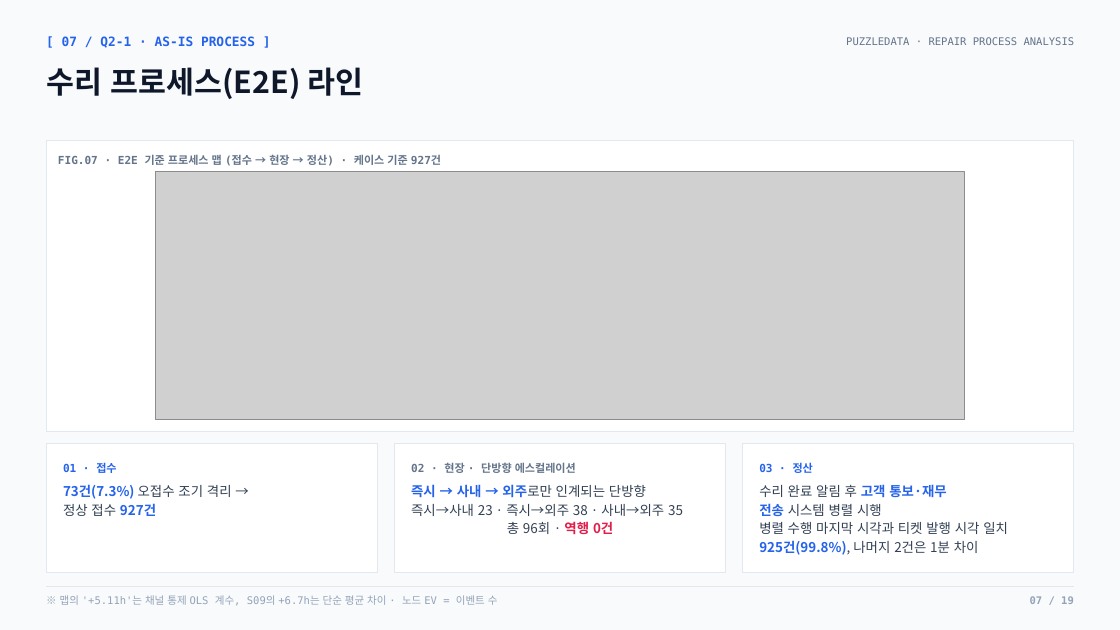
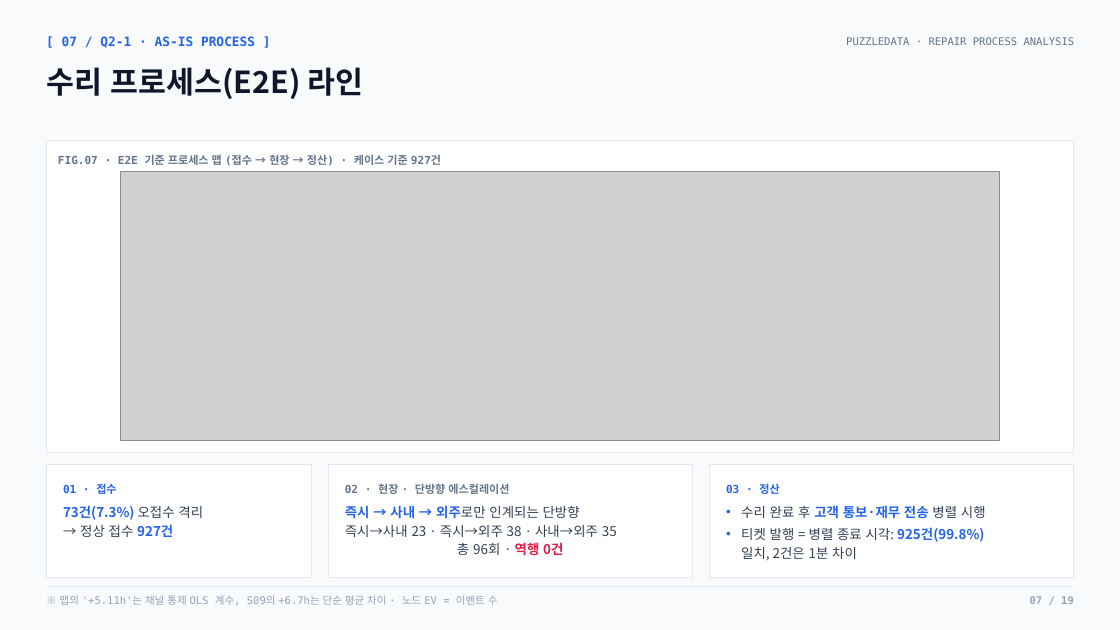
Before and after one commit to nus1245/puzzle_data, a slide deck: slide 7 of outputs/pptx/puzzledata_repair_report.pptx. Drawn at 1120x630 pixels with LibreOffice and Linux fonts; fonts in the diff are those of the drawing; grey boxes stand for pictures. Boxes give left, top, right and bottom in pixels: in the first picture for what was removed or moved away, otherwise in the second. Text is boxed around its words. In the diff, an @@ line names an element or a change of style, - is before the commit and + after.

```diff
--- a/outputs/pptx/puzzledata_repair_report.pptx
+++ b/outputs/pptx/puzzledata_repair_report.pptx
@@ rectangle: place and size @@
-rectangle at <box>46,140,1074,431</box>
+rectangle at <box>46,140,1074,452</box>
@@ picture: place and size @@
-picture at <box>155,171,965,419</box>
+picture at <box>121,171,1000,440</box>
@@ rectangle: place and size @@
-rectangle at <box>46,444,377,572</box>
+rectangle at <box>46,465,312,578</box>
@@ rectangle: place and size @@
-rectangle at <box>394,444,725,572</box>
+rectangle at <box>329,465,693,578</box>
@@ rectangle: place and size @@
-rectangle at <box>743,444,1074,572</box>
+rectangle at <box>709,465,1074,578</box>
@@ text "01 · 접수": place and size @@
-text "01 · 접수" at <box>63,462,116,473</box>
+text "01 · 접수" at <box>63,483,116,494</box>
@@ text at <box>63,505,203,537</box>: text changed @@
-73건(7.3%) 오접수 조기 격리 →
-정상 접수 927건
+73건(7.3%) 오접수 격리
+→ 정상 접수 927건
@@ text "즉시 → 사내 → 외주로만 ...": place and size @@
-text "즉시 → 사내 → 외주로만 ..." at <box>411,484,683,534</box>
+text "즉시 → 사내 → 외주로만 ..." at <box>345,505,617,555</box>
@@ text "02 · 현장 · 단방향 ...": place and size @@
-text "02 · 현장 · 단방향 ..." at <box>411,462,576,473</box>
+text "02 · 현장 · 단방향 ..." at <box>345,483,509,494</box>
@@ text "03 · 정산": place and size @@
-text "03 · 정산" at <box>759,462,813,473</box>
+text "03 · 정산" at <box>726,483,779,494</box>
@@ text at <box>741,505,986,560</box>: text changed @@
-수리 완료 알림 후 고객 통보·재무
-전송 시스템 병렬 시행
-병렬 수행 마지막 시각과 티켓 발행 시각 일치
-925건(99.8%), 나머지 2건은 1분 차이
+• 수리 완료 후 고객 통보·재무 전송 병렬 시행
+• 티켓 발행 = 병렬 종료 시각: 925건(99.8%)
+  일치, 2건은 1분 차이
```
Also in this commit, not shown: 2 other files.
